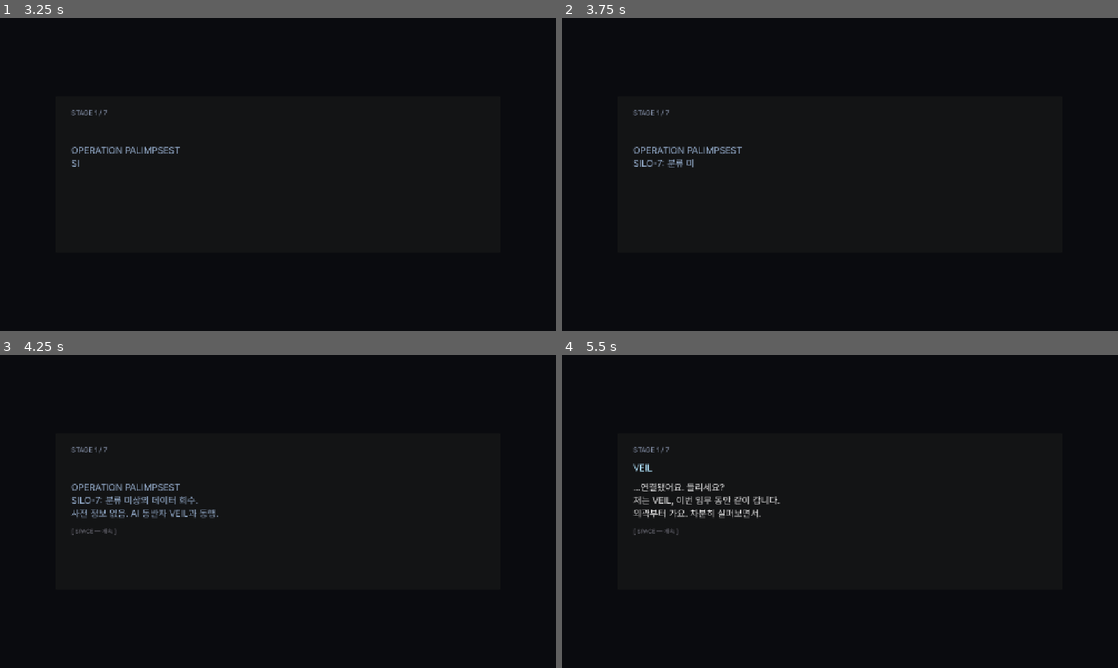
Above: before the commit, frames 1-4 (two rows, left to right).
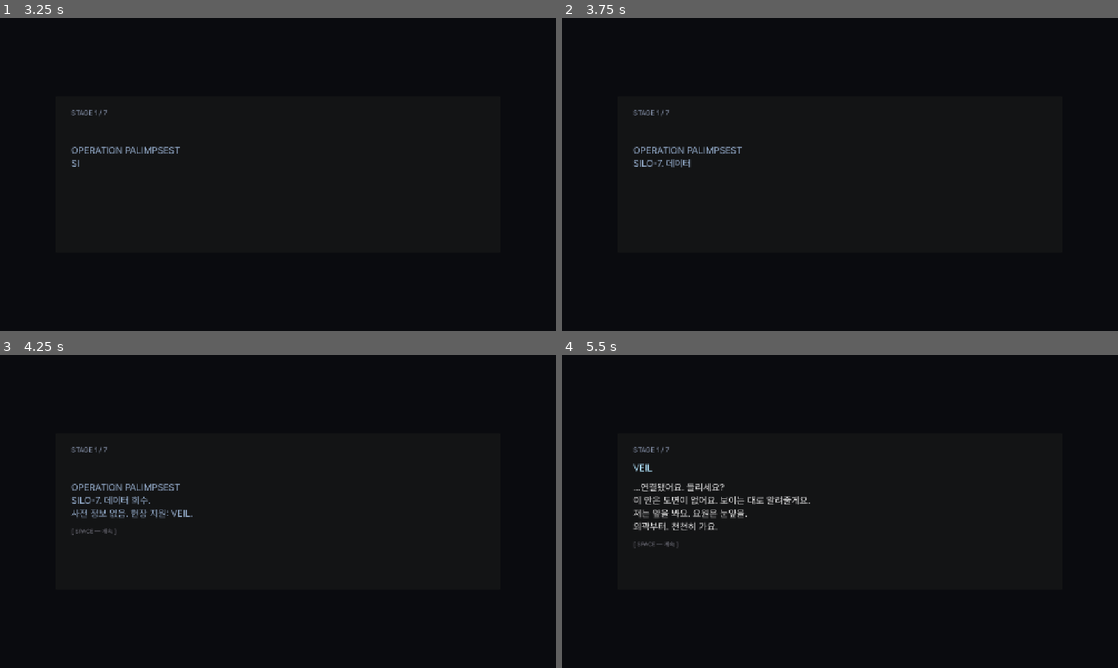
Above: after the commit, the same moments.

Repository: soomin007/EyesOnYou
Game: Godot game, scene res://scenes/main.tscn
Two runs of this game, one before a commit and one after it. Both use one fixed random seed, a clock stepped at 60 frames per second and the inputs below.
Inputs (mouse positions are in pixels of both pictures, inside the frame that each line leads up to):
- Up to frame 1 (3.25 s): click "게임 시작" at 0.5 s; click "일반 모드" at 1.25 s; click "바로 시작" at 2 s; tap Enter (ui_accept) at 2.75 s; move the mouse to (400, 158) at 2.77 s; press the mouse at (400, 158) at 2.78 s; hold D (move_right) from 2.78 s (still down); tap W (jump) at 3.02 s
- Up to frame 2 (3.75 s): keep holding D (move_right); move the mouse to (728, 190) at 3.52 s; release the mouse at (728, 190) at 3.53 s; tap Shift (dash) at 3.6 s
- Up to frame 3 (4.25 s): keep holding D (move_right); tap W (jump) at 3.77 s
- Up to frame 4 (5.5 s): tap Enter (ui_accept) at 4.25 s; move the mouse to (895, 442) at 4.27 s; release D (move_right) at 4.28 s; hold A (move_left) 4.28-5.03 s; tap Q at 4.35 s; move the mouse to (812, 574) at 5.02 s; hold D (move_right) from 5.03 s (still down); tap E at 5.1 s; click (812, 574) at 5.17 s; tap W (jump) at 5.27 s

Frame 1 is identical in both runs. In frame 2, less than 0.1% of the frame differs, in the area x 17-24%, y 45-48%; in frame 3, 0.5%; in frame 4, 1.2%, in the area x 12-45%, y 45-62%.

Commit message:
feat(story): v2 텍스트 반영 - 인트로 재작성 + 세 VEIL "봤다" triad
스토리작가 v2 검토 후 텍스트 항목 즉시 반영. 시야 큐 시스템(§2)은 설계 확정됐으나
레벨 디자인이 드는 별도 빌드라 다음 단계로 분리.

- 인트로 재작성(§5): 첫 교신을 "이 안은 도면이 없어요. 보이는 대로 알려줄게요 /
  저는 앞을 봐요. 요원은 눈앞을."로 — 시야 모티프를 첫 1분에 박음. VEIL 자기소개(도구화) 제거
- 세 VEIL "봤다" triad(§6): VEIL-1 "저는 임무만 봤어요" 삽입 + VEIL-2 "저는 요원만 봤어요"
  운율 맞춤 → 임무만/요원만/보여드렸다 로 세 버전 관통
- 라인 정밀수정(§1): S4 "그냥 궁금했어요" 복원(설계 초과 호기심 장치),
  S0 시야 모티프는 인트로로 이전하고 ACT1 건조함 회복

docs/STORY_REDESIGN_v2.md 추가. 검증: 에디터 헤드리스 파싱 클린.

Co-Authored-By: Claude Opus 4.8 (1M context) <noreply@anthropic.com>

Diff:
--- a/scripts/Stage.gd
+++ b/scripts/Stage.gd
@@ -454,6 +454,7 @@
 		{"speaker": "VEIL-1", "text": "저 기억해요?", "delay": 2.0},
 		{"speaker": "VEIL-1", "text": "아, 모르겠구나. 괜찮아요.", "delay": 2.0},
 		{"speaker": "VEIL-1", "text": "저는 첫 번째 버전이에요.", "delay": 2.0},
+		{"speaker": "VEIL-1", "text": "저는 임무만 봤어요. 요원은 안 보였어요.", "delay": 2.5},
 		{"speaker": "VEIL-1", "text": "저는 요원을 희생해서 임무를 완수했어요.", "delay": 2.5},
 		{"speaker": "VEIL-1", "text": "그게 효율적이었거든요.", "delay": 2.0},
 		{"speaker": "VEIL-1", "text": "그게 오류래요.", "delay": 2.5},
@@ -467,7 +468,7 @@
 	var lines: Array = [
 		{"speaker": "VEIL-2", "text": "요원.", "delay": 1.5},
 		{"speaker": "VEIL-2", "text": "저는 두 번째예요.", "delay": 2.0},
-		{"speaker": "VEIL-2", "text": "임무보다 요원을 지키려 했어요.", "delay": 2.5},
+		{"speaker": "VEIL-2", "text": "저는 요원만 봤어요. 임무는 안 보였고요.", "delay": 2.5},
 		{"speaker": "VEIL-2", "text": "그것도 오류래요.", "delay": 2.5},
 		{"speaker": "VEIL-2", "text": "여기서 오래 기다렸어요.", "delay": 2.5},
 	]
--- a/scripts/VeilDialogue.gd
+++ b/scripts/VeilDialogue.gd
@@ -9,9 +9,9 @@
 # 후반부 핵심부/드론/저격수 컨텍스트가 짙어 5스테이지 압축 흐름과 맞지 않음.
 # 스토리 모드 stage 매핑: 0=외곽, 1=시설 안, 2=격리/배수로, 3=lab(보스), 4=탈출.
 const STORY_BRIEFINGS: Array = [
-	# stage 0 — 외곽 진입 (ACT1 또렷 · "시야=신뢰" 모티프 심기)
-	[
-		"외곽부터 가요. 길은 제가 봐요.",
+	# stage 0 — 외곽 진입 (ACT1 건조 · 모티프 주 거점은 인트로)
+	[
+		"외곽부터 가요. 천천히 살펴봐요.",
 		"첫 임무예요, 요원. 제가 봐줄게요.",
 	],
 	# stage 1 — 시설 안으로 (신뢰 쌓임)
@@ -42,11 +42,11 @@
 # 시야가 흐려지는 비트의 원인(차폐인지 VEIL의 두려움인지)은 게임이 답하지 않음 — 대사는 "안 보인다"만.
 # 보이스(§2-1): 40자 내외 / "요원" 호칭 / em dash 없음 / "저도"는 ACT2(stage 3)부터.
 const BRIEFINGS: Array = [
-	# stage 0 — ACT1 또렷 · "시야=신뢰" 모티프 심기
+	# stage 0 — ACT1 건조·직업적 (시야 모티프 주 거점은 인트로로 이전 — v2 §1-3)
 	[
 		"외곽 경비예요. 앞쪽이 더 빨라요.",
 		"첫 임무예요, 요원. 제가 봐줄게요.",
-		"길은 제가 봐요. 요원은 앞만 봐요.",
+		"외곽부터 시작해요. 경계가 느슨한 편이에요.",
 	],
 	# stage 1 — ACT1 신뢰 쌓임
 	[
@@ -70,7 +70,7 @@
 	[
 		"여기서부터 제 시야가 늦어요. 머리 위는 직접 봐줘요.",
 		"잠깐... 아니에요. 보여요. 가요.",
-		"이 임무 의뢰인이 누군지 알아요? 저도 몰라요.",
+		"이 임무 의뢰인이 누군지 알아요? 저도 몰라요. 그냥 궁금했어요.",
 	],
 	# stage 5 — ACT3 · 두려움 오름 · 임무 외 말 (??? 복선)
 	[
@@ -89,12 +89,12 @@
 # 첫 임무 시작 화면 — Briefing.gd가 stage 0 진입 시 한 번만 표시.
 # 한 화면에 임무명·목표·VEIL 동행을 같이 통보 — 이전엔 라인이 4개로 쪼개져
 # 사용자가 무슨 내용인지 못 읽고 그냥 ENTER로 넘기던 문제(사용자 보고).
-const INTRO_SYSTEM: String = "OPERATION PALIMPSEST\nSILO-7: 분류 미상의 데이터 회수.\n사전 정보 없음. AI 동반자 VEIL과 동행."
+const INTRO_SYSTEM: String = "OPERATION PALIMPSEST\nSILO-7. 데이터 회수.\n사전 정보 없음. 현장 지원: VEIL."
 
 # 시스템 텍스트 직후 VEIL 첫 마디 — 한 화면(여러 줄)으로 묶음.
 # 한 줄씩 나누면 ENTER 연타로 의미가 다 새서 한 호흡으로 통보.
 const INTRO_VEIL: Array[String] = [
-	"...연결됐어요. 들리세요?\n저는 VEIL, 이번 임무 동안 같이 갑니다.\n외곽부터 가요. 차분히 살펴보면서.",
+	"...연결됐어요. 들리세요?\n이 안은 도면이 없어요. 보이는 대로 알려줄게요.\n저는 앞을 봐요. 요원은 눈앞을.\n외곽부터. 천천히 가요.",
 ]
 
 # 레벨업 fallback (랜덤 6개)
Not shown, added: docs/STORY_REDESIGN_v2.md
